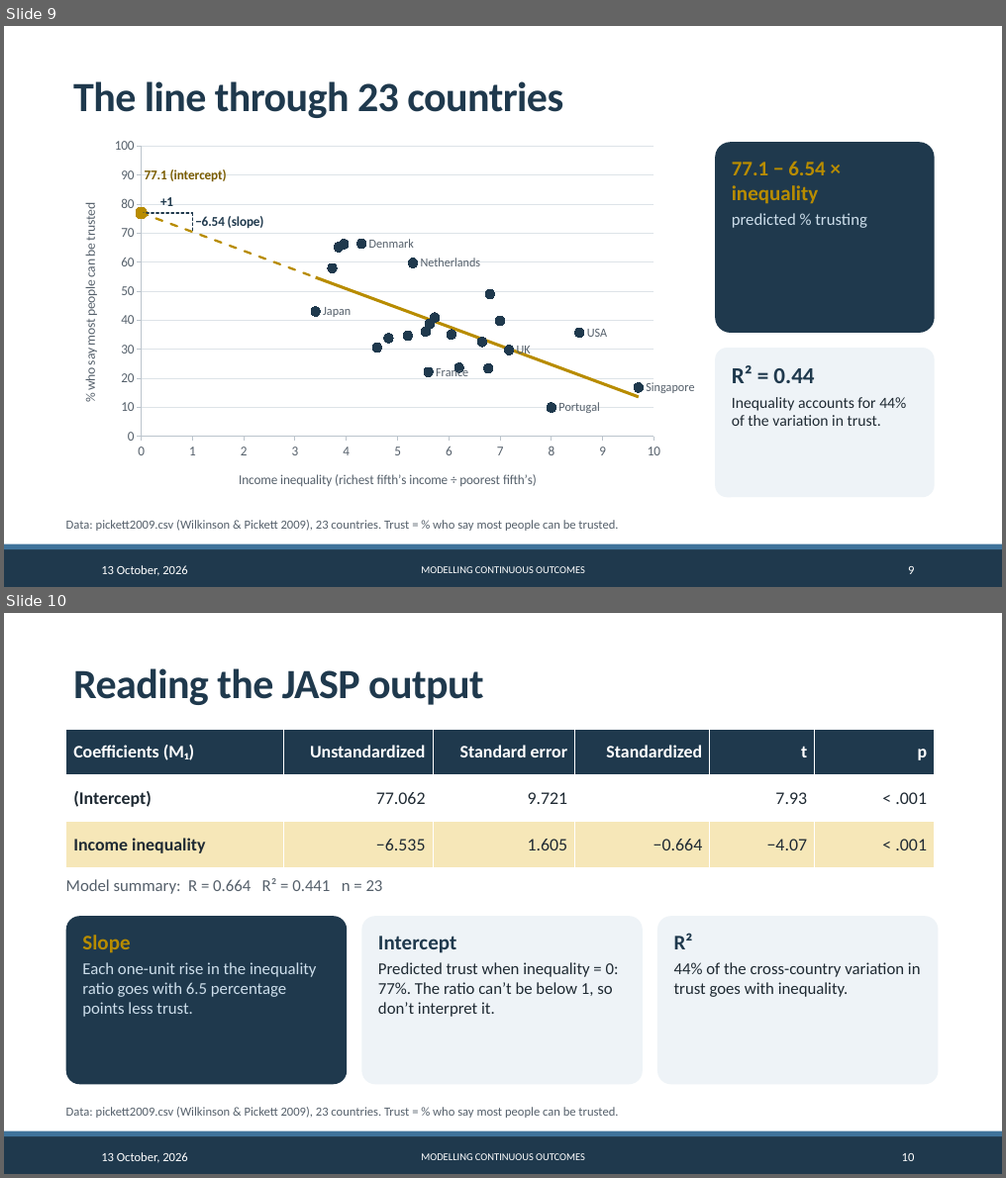
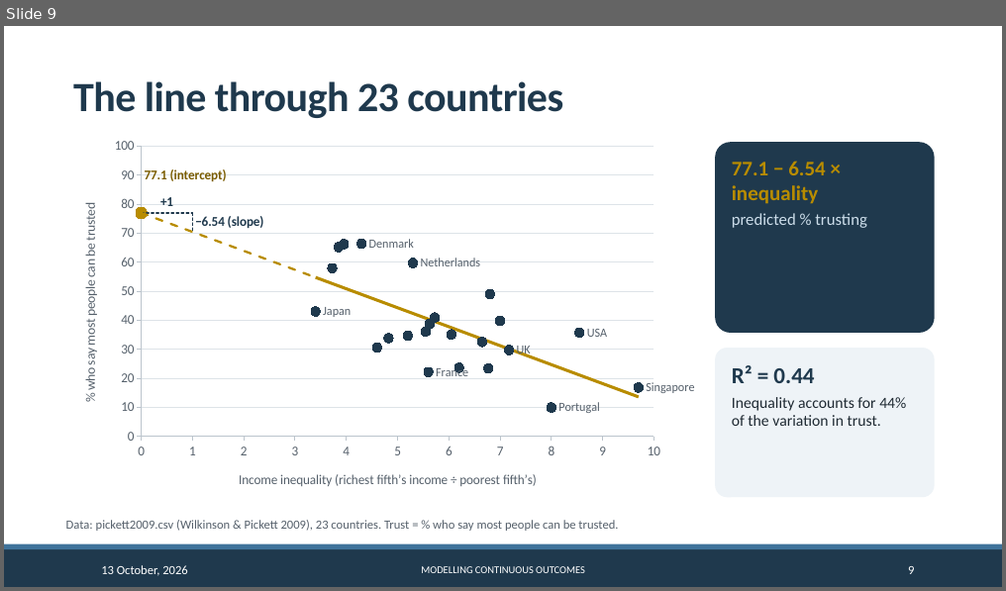
Before and after one commit to CGMoreh/SOC2069-QUANT-26, a slide deck: Materials/Slides/slides_w3.pptx. Shown one above the other, each under a label of ours: slides 9 and 10 before the commit, slide 9 after it. The pictures are 1006x1178 and 1006x591 pixels, drawn with LibreOffice and Linux fonts; fonts in the diff are those of the drawing; background and template pictures are left out. Boxes give left, top, right and bottom in pixels: in the first picture for what was removed or moved away, otherwise in the second. Text is boxed around its words. In the diff, an @@ line names an element or a change of style, - is before the commit and + after.

```diff
--- a/Materials/Slides/slides_w3.pptx
+++ b/Materials/Slides/slides_w3.pptx
@@ slide 10 removed at box(4, 613, 1002, 1174), background #FFFFFF; not listed: 2 template elements that a slide beside it also shows @@
@@ title removed at box(73, 668, 483, 705) @@
-Reading the JASP output
@@ table removed at box(66, 729, 935, 868), 3 rows, 6 columns @@
-Coefficients (M₁) | Unstandardized | Standard error | Standardized | t | p
-(Intercept) | 77.062 | 9.721 |  | 7.93 | < .001
-Income inequality | −6.535 | 1.605 | −0.664 | −4.07 | < .001
@@ text removed at box(66, 878, 383, 894) @@
-Model summary: R = 0.664 R² = 0.441 n = 23
@@ rounded rectangle removed at box(66, 916, 347, 1084) @@
@@ text removed at box(82, 935, 316, 1017) @@
-Slope
-Each one-unit rise in the inequality ratio goes with 6.5 percentage points less trust.
@@ rounded rectangle removed at box(361, 916, 643, 1084) @@
@@ text removed at box(378, 936, 619, 1017) @@
-Intercept
-Predicted trust when inequality = 0: 77%. The ratio can’t be below 1, so don’t interpret it.
@@ rounded rectangle removed at box(657, 916, 939, 1084) @@
@@ text removed at box(674, 933, 921, 997) @@
-R²
-44% of the cross-country variation in trust goes with inequality.
@@ text removed at box(66, 1107, 618, 1118) @@
-Data: pickett2009.csv (Wilkinson & Pickett 2009), 23 countries. Trust = % who say most people can be trusted.
@@ text removed at box(101, 1153, 188, 1163) @@
-13 October, 2026
@@ text removed at box(421, 1154, 585, 1160) @@
-MODELLING CONTINUOUS OUTCOMES
@@ page number removed at box(902, 1154, 915, 1161) @@
-10
```
Also in this commit, not shown: 3 slides added, 36 other files.
